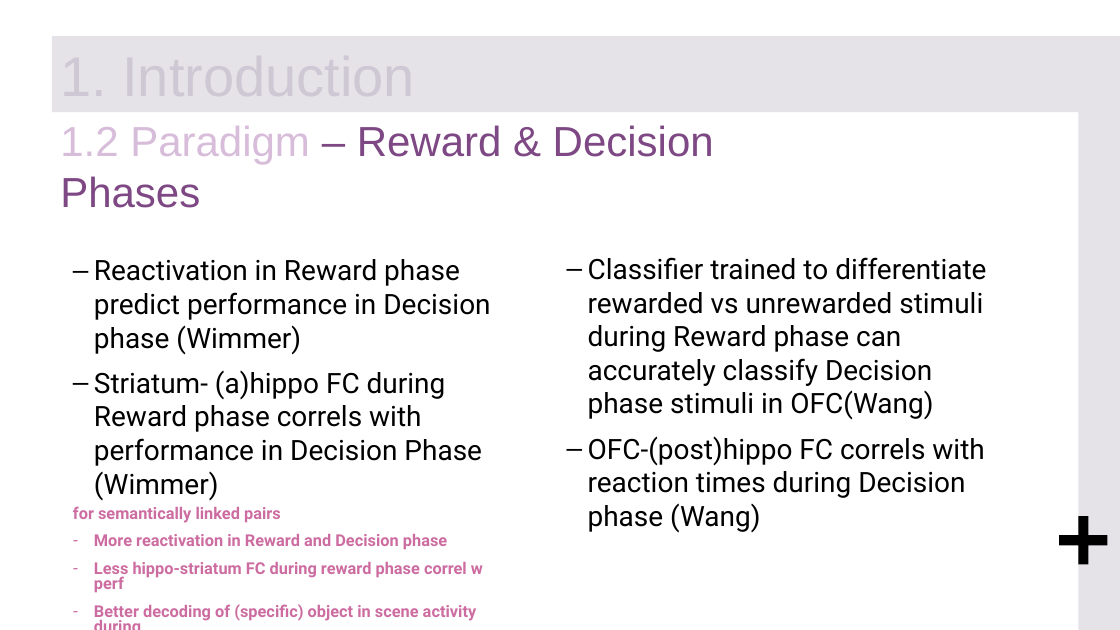
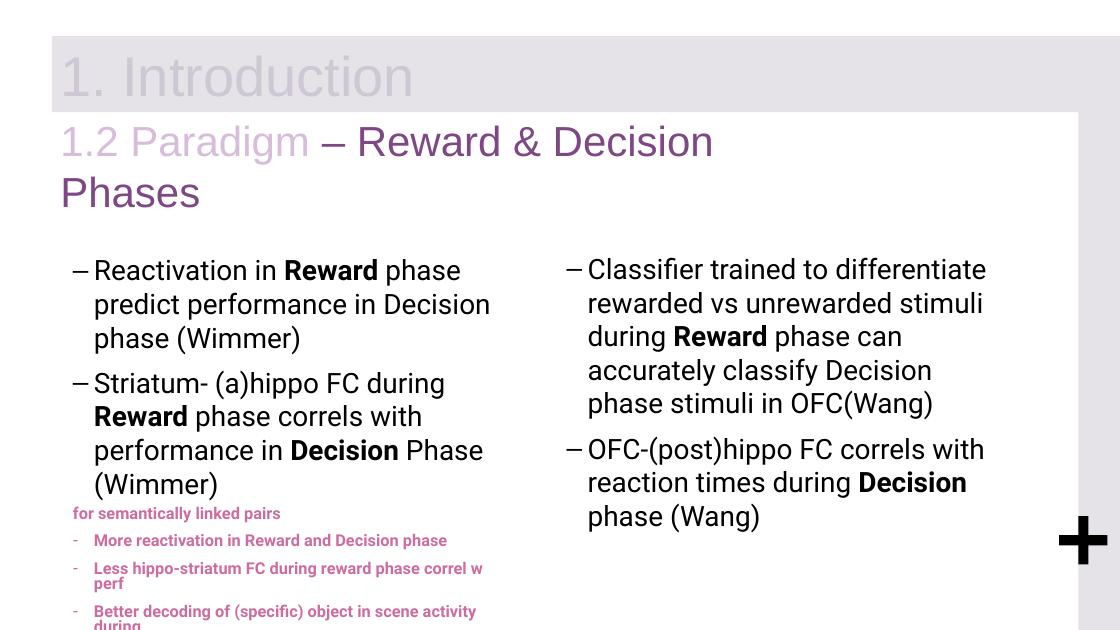
Before and after one commit to FlorianLeprevost/SemLink, a slide deck: slide 7 of BionPres2.pptx. Drawn at 1120x630 pixels with LibreOffice and Linux fonts; fonts in the diff are those of the drawing. Boxes give left, top, right and bottom in pixels: in the first picture for what was removed or moved away, otherwise in the second. Text is boxed around its words. In the diff, an @@ line names an element or a change of style, - is before the commit and + after.

```diff
--- a/BionPres2.pptx
+++ b/BionPres2.pptx
@@ text "Reactivation in Reward phase predict ..." at [94, 259, 490, 500]: bold on in "Reward", "Reward Decision" @@
@@ text "Classifier trained to differentiate rewarded ..." at [588, 257, 986, 533]: bold on in "Reward", "Decision" @@
```
Also in this commit, not shown: 1 other slide changed, 7 other files.
